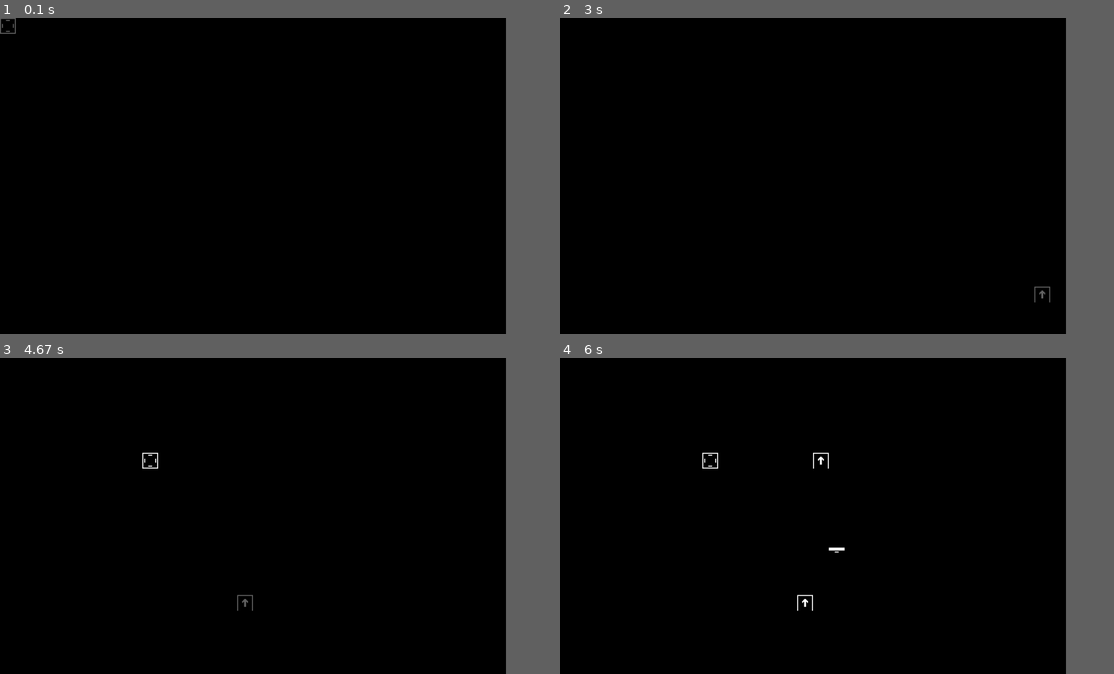
Above: before the commit, frames 1-4 (two rows, left to right).
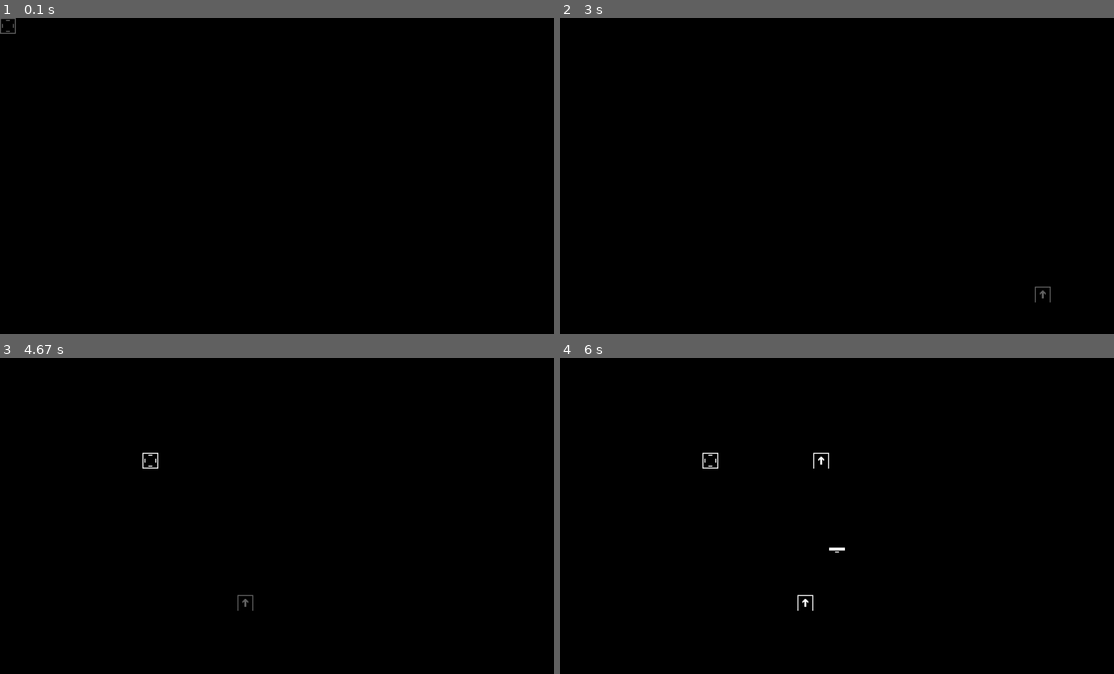
Above: after the commit, the same moments.

Repository: jesperkha/pygame-game
Game: pygame game, started from tilemap_editor.py
The game is run twice, just before and just after one commit, with the same random seed, the same clock (stepped at 60 frames per second) and the same inputs.
Inputs (mouse positions are in pixels of both pictures, inside the frame that each line leads up to):
- Up to frame 1 (0.1 s): no input
- Up to frame 2 (3 s): hold D 0.33-0.8 s; move the mouse to (814, 188) at 0.37 s; hold D 0.83-1.3 s; move the mouse to (837, 194) at 0.87 s; hold A 1.33-1.87 s; move the mouse to (704, 179) at 1.37 s; hold A 2.23-2.63 s; move the mouse to (665, 248) at 2.27 s; hold D from 2.67 s (still down); move the mouse to (1041, 286) at 2.7 s
- Up to frame 3 (4.67 s): release D at 3.3 s; right-click (132, 399) at 3.38 s; hold A 4.07-4.53 s; click (144, 452) at 4.15 s; hold D from 4.57 s (still down); click (249, 598) at 4.65 s
- Up to frame 4 (6 s): release D at 5.03 s; hold D 5.07-5.53 s; click (837, 553) at 5.15 s; hold A from 5.57 s (still down); click (820, 462) at 5.65 s
In our replay, the window is 822x514 before the commit and 900x514 after it. These sizes can differ from the game's own. Grey fills any space a smaller window leaves; there, only what the larger window draws over its background counts as a difference.

The runs differ from the first frame. In frame 2, less than 0.1% of the frame differs, in the area x 85-89%, y 85-91%; in frame 3, less than 0.1%; in frame 4, 0.1%, in the area x 25-52%, y 29-80%.

Commit message:
12.03.21

Diff:
--- a/VARIABLES.py
+++ b/VARIABLES.py
@@ -2,7 +2,7 @@
 
     # Misc
     FPS = 60
-    ASPECT_RATIO = 1920 / 1080
+    ASPECT_RATIO = 560 / 320
 
     # Gamestates
     MENU = 0
@@ -13,9 +13,10 @@
     HEIGHT = 320
     WIDTH = int(HEIGHT * ASPECT_RATIO)
     STATE = INGAME
+    WALL_LOOP = True
 
     # Player
-    JUMP_HEIGHT = 6
+    JUMP_HEIGHT = 7
     WALK_SPEED = 1
     GRAVITY = 0.4
     FRICTION = 0.7
--- a/col.json
+++ /dev/null
@@ -1,27 +0,0 @@
-[
-	[0, "./src/collisionmap/0.png", 48.0, 272.0],
-	[2, "./src/collisionmap/2.png", 64.0, 272.0],
-	[0, "./src/collisionmap/0.png", 80.0, 272.0],
-	[0, "./src/collisionmap/0.png", 96.0, 304.0],
-	[2, "./src/collisionmap/2.png", 112.0, 304.0],
-	[2, "./src/collisionmap/2.png", 128.0, 304.0],
-	[2, "./src/collisionmap/2.png", 144.0, 304.0],
-	[2, "./src/collisionmap/2.png", 160.0, 304.0],
-	[2, "./src/collisionmap/2.png", 176.0, 304.0],
-	[2, "./src/collisionmap/2.png", 192.0, 304.0],
-	[2, "./src/collisionmap/2.png", 208.0, 304.0],
-	[0, "./src/collisionmap/0.png", 224.0, 304.0],
-	[0, "./src/collisionmap/0.png", 272.0, 272.0],
-	[2, "./src/collisionmap/2.png", 288.0, 272.0],
-	[2, "./src/collisionmap/2.png", 304.0, 272.0],
-	[0, "./src/collisionmap/0.png", 320.0, 272.0],
-	[0, "./src/collisionmap/0.png", 352.0, 240.0],
-	[2, "./src/collisionmap/2.png", 368.0, 240.0],
-	[0, "./src/collisionmap/0.png", 384.0, 240.0],
-	[0, "./src/collisionmap/0.png", 416.0, 304.0],
-	[2, "./src/collisionmap/2.png", 432.0, 304.0],
-	[2, "./src/collisionmap/2.png", 448.0, 304.0],
-	[2, "./src/collisionmap/2.png", 464.0, 304.0],
-	[2, "./src/collisionmap/2.png", 480.0, 304.0],
-	[0, "./src/collisionmap/0.png", 496.0, 304.0]
-]
--- /dev/null
+++ b/collision.json
@@ -0,0 +1,106 @@
+[
+	[2, "./src/collisionmap/2.png", 0.0, 96.0],
+	[3, "./src/collisionmap/3.png", 0.0, 176.0],
+	[2, "./src/collisionmap/2.png", 0.0, 256.0],
+	[2, "./src/collisionmap/2.png", 16.0, 96.0],
+	[3, "./src/collisionmap/3.png", 16.0, 176.0],
+	[2, "./src/collisionmap/2.png", 16.0, 256.0],
+	[2, "./src/collisionmap/2.png", 32.0, 96.0],
+	[3, "./src/collisionmap/3.png", 32.0, 176.0],
+	[2, "./src/collisionmap/2.png", 32.0, 256.0],
+	[0, "./src/collisionmap/0.png", 48.0, 96.0],
+	[5, "./src/collisionmap/5.png", 48.0, 112.0],
+	[5, "./src/collisionmap/5.png", 48.0, 128.0],
+	[5, "./src/collisionmap/5.png", 48.0, 144.0],
+	[5, "./src/collisionmap/5.png", 48.0, 160.0],
+	[0, "./src/collisionmap/0.png", 48.0, 176.0],
+	[2, "./src/collisionmap/2.png", 48.0, 256.0],
+	[0, "./src/collisionmap/0.png", 64.0, 256.0],
+	[5, "./src/collisionmap/5.png", 64.0, 272.0],
+	[5, "./src/collisionmap/5.png", 64.0, 288.0],
+	[5, "./src/collisionmap/5.png", 64.0, 304.0],
+	[2, "./src/collisionmap/2.png", 96.0, 80.0],
+	[2, "./src/collisionmap/2.png", 96.0, 224.0],
+	[2, "./src/collisionmap/2.png", 112.0, 80.0],
+	[2, "./src/collisionmap/2.png", 112.0, 224.0],
+	[2, "./src/collisionmap/2.png", 128.0, 80.0],
+	[0, "./src/collisionmap/0.png", 128.0, 304.0],
+	[2, "./src/collisionmap/2.png", 144.0, 80.0],
+	[2, "./src/collisionmap/2.png", 144.0, 304.0],
+	[2, "./src/collisionmap/2.png", 160.0, 192.0],
+	[2, "./src/collisionmap/2.png", 160.0, 304.0],
+	[2, "./src/collisionmap/2.png", 176.0, 192.0],
+	[2, "./src/collisionmap/2.png", 176.0, 304.0],
+	[0, "./src/collisionmap/0.png", 192.0, 304.0],
+	[4, "./src/collisionmap/4.png", 208.0, 0.0],
+	[4, "./src/collisionmap/4.png", 208.0, 16.0],
+	[4, "./src/collisionmap/4.png", 208.0, 32.0],
+	[4, "./src/collisionmap/4.png", 208.0, 48.0],
+	[4, "./src/collisionmap/4.png", 208.0, 64.0],
+	[0, "./src/collisionmap/0.png", 208.0, 80.0],
+	[3, "./src/collisionmap/3.png", 224.0, 80.0],
+	[2, "./src/collisionmap/2.png", 224.0, 160.0],
+	[3, "./src/collisionmap/3.png", 240.0, 80.0],
+	[2, "./src/collisionmap/2.png", 240.0, 160.0],
+	[2, "./src/collisionmap/2.png", 240.0, 256.0],
+	[1, "./src/collisionmap/1.png", 240.0, 288.0],
+	[3, "./src/collisionmap/3.png", 256.0, 80.0],
+	[2, "./src/collisionmap/2.png", 256.0, 160.0],
+	[2, "./src/collisionmap/2.png", 256.0, 256.0],
+	[2, "./src/collisionmap/2.png", 256.0, 288.0],
+	[3, "./src/collisionmap/3.png", 272.0, 80.0],
+	[2, "./src/collisionmap/2.png", 272.0, 160.0],
+	[2, "./src/collisionmap/2.png", 272.0, 256.0],
+	[2, "./src/collisionmap/2.png", 272.0, 288.0],
+	[3, "./src/collisionmap/3.png", 288.0, 80.0],
+	[0, "./src/collisionmap/0.png", 288.0, 160.0],
+	[2, "./src/collisionmap/2.png", 288.0, 256.0],
+	[2, "./src/collisionmap/2.png", 288.0, 288.0],
+	[3, "./src/collisionmap/3.png", 304.0, 80.0],
+	[2, "./src/collisionmap/2.png", 304.0, 256.0],
+	[1, "./src/collisionmap/1.png", 304.0, 288.0],
+	[5, "./src/collisionmap/5.png", 320.0, 0.0],
+	[5, "./src/collisionmap/5.png", 320.0, 16.0],
+	[5, "./src/collisionmap/5.png", 320.0, 32.0],
+	[5, "./src/collisionmap/5.png", 320.0, 48.0],
+	[5, "./src/collisionmap/5.png", 320.0, 64.0],
+	[0, "./src/collisionmap/0.png", 320.0, 80.0],
+	[1, "./src/collisionmap/1.png", 352.0, 224.0],
+	[0, "./src/collisionmap/0.png", 352.0, 304.0],
+	[2, "./src/collisionmap/2.png", 368.0, 224.0],
+	[2, "./src/collisionmap/2.png", 368.0, 304.0],
+	[2, "./src/collisionmap/2.png", 384.0, 224.0],
+	[2, "./src/collisionmap/2.png", 384.0, 304.0],
+	[2, "./src/collisionmap/2.png", 400.0, 96.0],
+	[2, "./src/collisionmap/2.png", 400.0, 128.0],
+	[2, "./src/collisionmap/2.png", 400.0, 160.0],
+	[2, "./src/collisionmap/2.png", 400.0, 192.0],
+	[2, "./src/collisionmap/2.png", 400.0, 224.0],
+	[2, "./src/collisionmap/2.png", 400.0, 304.0],
+	[2, "./src/collisionmap/2.png", 416.0, 96.0],
+	[2, "./src/collisionmap/2.png", 416.0, 128.0],
+	[2, "./src/collisionmap/2.png", 416.0, 160.0],
+	[2, "./src/collisionmap/2.png", 416.0, 192.0],
+	[1, "./src/collisionmap/1.png", 416.0, 224.0],
+	[0, "./src/collisionmap/0.png", 416.0, 304.0],
+	[2, "./src/collisionmap/2.png", 432.0, 96.0],
+	[1, "./src/collisionmap/1.png", 448.0, 48.0],
+	[2, "./src/collisionmap/2.png", 448.0, 96.0],
+	[2, "./src/collisionmap/2.png", 464.0, 48.0],
+	[2, "./src/collisionmap/2.png", 464.0, 96.0],
+	[2, "./src/collisionmap/2.png", 480.0, 48.0],
+	[2, "./src/collisionmap/2.png", 480.0, 96.0],
+	[0, "./src/collisionmap/0.png", 480.0, 256.0],
+	[4, "./src/collisionmap/4.png", 480.0, 272.0],
+	[4, "./src/collisionmap/4.png", 480.0, 288.0],
+	[4, "./src/collisionmap/4.png", 480.0, 304.0],
+	[1, "./src/collisionmap/1.png", 496.0, 48.0],
+	[2, "./src/collisionmap/2.png", 496.0, 96.0],
+	[2, "./src/collisionmap/2.png", 496.0, 256.0],
+	[2, "./src/collisionmap/2.png", 512.0, 96.0],
+	[2, "./src/collisionmap/2.png", 512.0, 256.0],
+	[2, "./src/collisionmap/2.png", 528.0, 96.0],
+	[2, "./src/collisionmap/2.png", 528.0, 256.0],
+	[2, "./src/collisionmap/2.png", 544.0, 96.0],
+	[2, "./src/collisionmap/2.png", 544.0, 256.0]
+]
--- a/index.py
+++ b/index.py
@@ -7,7 +7,7 @@
 
 # Window and window buffer
 monitor_size = [pygame.display.Info().current_w, pygame.display.Info().current_h]
-window = pygame.display.set_mode((800, 450), pygame.NOFRAME)
+window = pygame.display.set_mode((800, 450), pygame.RESIZABLE)
 buffer = pygame.Surface((Game.WIDTH, Game.HEIGHT))
 buffer_scale = [int(window.get_height() * Game.ASPECT_RATIO), window.get_height()]
 buffer_pos = [(window.get_width() - buffer.get_width()) / 2, 0]
@@ -25,20 +25,21 @@
 # plat = Platform((100, Game.HEIGHT - 30), (50, 10))
 # plat2 = Platform((200, Game.HEIGHT - 30), (50, 10), True)
 
+background = pygame.image.load("./src/bg2.png")
+
 g = load_json("./main.json")["items"]["pistol"]
 gun = Gun(g["size"], g["offset"], g["sprite_path"], g["animation_path"], g["frames"], g["recoil"])
 gun.animation_player.init()
 
 player = Player((20, 0), (16, 16), [pygame.K_UP, pygame.K_DOWN, pygame.K_LEFT, pygame.K_RIGHT], gun)
-
-# tm = Tilemap("./_.json")
-tm = Tilemap("./col.json")
+player.tilemap = Tilemap("./collision.json")
+tm = Tilemap("./tilemap.json")
 
 # -------------------------------------------
 
 def resize(w, h):
     if not fullscreen:
-        pygame.display.set_mode((w, h), pygame.NOFRAME)
+        pygame.display.set_mode((w, h), pygame.RESIZABLE)
     else:
         pygame.display.set_mode(monitor_size, pygame.FULLSCREEN)
 
@@ -60,22 +61,22 @@
             resize(event.w, event.h)
 
     pygame.display.update()
-    buffer.fill((0, 0, 0))
+    # buffer.fill((0, 0, 0))
+    # Draw background image
+    buffer.blit(background, (0, 0))
 
     # Update environment and entities
     update_controllers()
-
-    tm.update(buffer)
 
     if Game.STATE == Game.INGAME:
         update_platforms(buffer)
         update_bullets(buffer)
         update_players(buffer)
 
-        player.do_tile_collision(tm)
+    tm.update(buffer)
 
     # Window rendering and buffer sizing
-    window.fill((100, 100, 100))
+    window.fill((0, 0, 0))
     buffer_width = int(window.get_height() * Game.ASPECT_RATIO)
     buffer_height = window.get_height()
     if buffer_width > monitor_size[0]:
--- a/player.py
+++ b/player.py
@@ -42,6 +42,7 @@
         #     self.image = transform.scale(self.image, (self.size.x, self.size.y))
         # else:
         self.image = None
+        self.tilemap = None
 
         # Key controls
         self.controller = Controller()
@@ -98,10 +99,17 @@
             self.jumping = False
             self.vel.y = 0
 
-        if self.pos.x < 0:
-            self.pos.x = 0
-        elif self.pos.x + self.size.x > Game.WIDTH:
-            self.pos.x = Game.WIDTH - self.size.x
+        if not Game.WALL_LOOP:
+            if self.pos.x < 0:
+                self.pos.x = 0
+            elif self.pos.x + self.size.x > Game.WIDTH:
+                self.pos.x = Game.WIDTH - self.size.x
+
+        else:
+            if self.pos.x < 0:
+                self.pos.x = Game.WIDTH - self.size.x
+            elif self.pos.x + self.size.x > Game.WIDTH:
+                self.pos.x = 0
 
         if self.pos.y < 0:
             self.pos.y = 0
@@ -109,10 +117,15 @@
 
 
         # Platform collision
-        for p in Platform.platforms:
-            if check_collision_rect(self, p):
-                side = self.find_collision(p)
-                self.handle_collision(side, p)
+        # for p in Platform.platforms:
+        #     if check_collision_rect(self, p):
+        #         side = self.find_collision(p)
+        #         self.handle_collision(side, p)
+
+
+        # Tilemap collision
+        if self.tilemap:
+            self.do_tile_collision(self.tilemap)
 
         # ------------------------------------------------------
 
@@ -224,23 +237,26 @@
     def tile_collision_side(self, x: int, y: int, tilesize: int, type: int) -> None:
         collision_threshold = self.terminal_velocity
 
-        # Relative to the player
+        # Top of tile
         if abs(y - (self.pos.y + self.size.y)) <= collision_threshold and self.vel.y >= 0:
             if type == 2 or type == 0 or type == 1:
                 self.vel.y = 0
                 self.pos.y = y - self.size.y
                 self.jumping = False
 
-        elif abs((x + tilesize) - self.pos.x) <= collision_threshold and self.vel.x < 0:
+        # Right of tile
+        elif abs((x + tilesize) - self.pos.x) <= collision_threshold and self.vel.x <= 0:
             if type == 5 or type == 0 or type == 1:
                 self.vel.x = 0
                 self.pos.x = x + tilesize
 
-        elif abs(x - (self.pos.x + self.size.x)) <= collision_threshold and self.vel.x > 0:
+        # Left of tile
+        elif abs(x - (self.pos.x + self.size.x)) <= collision_threshold and self.vel.x >= 0:
             if type == 4 or type == 0 or type == 1:
                 self.vel.x = 0
                 self.pos.x = x - self.size.x
 
+        # Bottom of tile
         elif abs((y + tilesize) - self.pos.y) <= collision_threshold and self.vel.y < 0:
             if type == 3 or type == 0:
                 self.pos.y = y + tilesize
@@ -248,7 +264,7 @@
 
 
     # Handles collision with a tilemap
-    # Called from ?
+    # Called from update()
     def do_tile_collision(self, tilemap):
         for tile in tilemap.tilemap:
             # ALL - 0
--- /dev/null
+++ b/tilemap.json
@@ -0,0 +1,214 @@
+[
+	[20, "./src/tiles/deco-3.png", 0.0, 80.0],
+	[9, "./src/tiles/top.png", 0.0, 96.0],
+	[14, "./src/tiles/fill.png", 0.0, 112.0],
+	[14, "./src/tiles/fill.png", 0.0, 128.0],
+	[14, "./src/tiles/fill.png", 0.0, 144.0],
+	[14, "./src/tiles/fill.png", 0.0, 160.0],
+	[7, "./src/tiles/bottom.png", 0.0, 176.0],
+	[21, "./src/tiles/deco-4.png", 0.0, 192.0],
+	[9, "./src/tiles/top.png", 0.0, 256.0],
+	[14, "./src/tiles/fill.png", 0.0, 272.0],
+	[14, "./src/tiles/fill.png", 0.0, 288.0],
+	[14, "./src/tiles/fill.png", 0.0, 304.0],
+	[9, "./src/tiles/top.png", 16.0, 96.0],
+	[14, "./src/tiles/fill.png", 16.0, 112.0],
+	[14, "./src/tiles/fill.png", 16.0, 128.0],
+	[14, "./src/tiles/fill.png", 16.0, 144.0],
+	[14, "./src/tiles/fill.png", 16.0, 160.0],
+	[7, "./src/tiles/bottom.png", 16.0, 176.0],
+	[21, "./src/tiles/deco-4.png", 16.0, 192.0],
+	[19, "./src/tiles/deco-2.png", 16.0, 240.0],
+	[9, "./src/tiles/top.png", 16.0, 256.0],
+	[14, "./src/tiles/fill.png", 16.0, 272.0],
+	[14, "./src/tiles/fill.png", 16.0, 288.0],
+	[14, "./src/tiles/fill.png", 16.0, 304.0],
+	[18, "./src/tiles/deco-1.png", 32.0, 80.0],
+	[9, "./src/tiles/top.png", 32.0, 96.0],
+	[14, "./src/tiles/fill.png", 32.0, 112.0],
+	[14, "./src/tiles/fill.png", 32.0, 128.0],
+	[14, "./src/tiles/fill.png", 32.0, 144.0],
+	[14, "./src/tiles/fill.png", 32.0, 160.0],
+	[7, "./src/tiles/bottom.png", 32.0, 176.0],
+	[9, "./src/tiles/top.png", 32.0, 256.0],
+	[14, "./src/tiles/fill.png", 32.0, 272.0],
+	[14, "./src/tiles/fill.png", 32.0, 288.0],
+	[14, "./src/tiles/fill.png", 32.0, 304.0],
+	[10, "./src/tiles/corner-top-right.png", 48.0, 96.0],
+	[6, "./src/tiles/right.png", 48.0, 112.0],
+	[6, "./src/tiles/right.png", 48.0, 128.0],
+	[6, "./src/tiles/right.png", 48.0, 144.0],
+	[6, "./src/tiles/right.png", 48.0, 160.0],
+	[12, "./src/tiles/corner-bottom-right.png", 48.0, 176.0],
+	[18, "./src/tiles/deco-1.png", 48.0, 240.0],
+	[9, "./src/tiles/top.png", 48.0, 256.0],
+	[14, "./src/tiles/fill.png", 48.0, 272.0],
+	[14, "./src/tiles/fill.png", 48.0, 288.0],
+	[14, "./src/tiles/fill.png", 48.0, 304.0],
+	[10, "./src/tiles/corner-top-right.png", 64.0, 256.0],
+	[6, "./src/tiles/right.png", 64.0, 272.0],
+	[6, "./src/tiles/right.png", 64.0, 288.0],
+	[6, "./src/tiles/right.png", 64.0, 304.0],
+	[22, "./src/tiles/deco-5.png", 80.0, 304.0],
+	[17, "./src/tiles/platform-left.png", 96.0, 80.0],
+	[17, "./src/tiles/platform-left.png", 96.0, 224.0],
+	[22, "./src/tiles/deco-5.png", 96.0, 304.0],
+	[15, "./src/tiles/platform-middle.png", 112.0, 80.0],
+	[19, "./src/tiles/deco-2.png", 112.0, 208.0],
+	[16, "./src/tiles/platform-right.png", 112.0, 224.0],
+	[22, "./src/tiles/deco-5.png", 112.0, 304.0],
+	[19, "./src/tiles/deco-2.png", 128.0, 64.0],
+	[15, "./src/tiles/platform-middle.png", 128.0, 80.0],
+	[11, "./src/tiles/corner-top-left.png", 128.0, 304.0],
+	[16, "./src/tiles/platform-right.png", 144.0, 80.0],
+	[19, "./src/tiles/deco-2.png", 144.0, 288.0],
+	[9, "./src/tiles/top.png", 144.0, 304.0],
+	[17, "./src/tiles/platform-left.png", 160.0, 192.0],
+	[9, "./src/tiles/top.png", 160.0, 304.0],
+	[20, "./src/tiles/deco-3.png", 176.0, 176.0],
+	[16, "./src/tiles/platform-right.png", 176.0, 192.0],
+	[9, "./src/tiles/top.png", 176.0, 304.0],
+	[10, "./src/tiles/corner-top-right.png", 192.0, 304.0],
+	[8, "./src/tiles/left.png", 208.0, 0.0],
+	[8, "./src/tiles/left.png", 208.0, 16.0],
+	[8, "./src/tiles/left.png", 208.0, 32.0],
+	[8, "./src/tiles/left.png", 208.0, 48.0],
+	[8, "./src/tiles/left.png", 208.0, 64.0],
+	[13, "./src/tiles/corner-bottom-left.png", 208.0, 80.0],
+	[22, "./src/tiles/deco-5.png", 208.0, 304.0],
+	[14, "./src/tiles/fill.png", 224.0, 0.0],
+	[14, "./src/tiles/fill.png", 224.0, 16.0],
+	[14, "./src/tiles/fill.png", 224.0, 32.0],
+	[14, "./src/tiles/fill.png", 224.0, 48.0],
+	[14, "./src/tiles/fill.png", 224.0, 64.0],
+	[7, "./src/tiles/bottom.png", 224.0, 80.0],
+	[21, "./src/tiles/deco-4.png", 224.0, 96.0],
+	[17, "./src/tiles/platform-left.png", 224.0, 160.0],
+	[22, "./src/tiles/deco-5.png", 224.0, 304.0],
+	[14, "./src/tiles/fill.png", 240.0, 0.0],
+	[14, "./src/tiles/fill.png", 240.0, 16.0],
+	[14, "./src/tiles/fill.png", 240.0, 32.0],
+	[14, "./src/tiles/fill.png", 240.0, 48.0],
+	[14, "./src/tiles/fill.png", 240.0, 64.0],
+	[7, "./src/tiles/bottom.png", 240.0, 80.0],
+	[21, "./src/tiles/deco-4.png", 240.0, 96.0],
+	[19, "./src/tiles/deco-2.png", 240.0, 144.0],
+	[15, "./src/tiles/platform-middle.png", 240.0, 160.0],
+	[17, "./src/tiles/platform-left.png", 240.0, 256.0],
+	[17, "./src/tiles/platform-left.png", 240.0, 288.0],
+	[22, "./src/tiles/deco-5.png", 240.0, 304.0],
+	[14, "./src/tiles/fill.png", 256.0, 0.0],
+	[14, "./src/tiles/fill.png", 256.0, 16.0],
+	[14, "./src/tiles/fill.png", 256.0, 32.0],
+	[14, "./src/tiles/fill.png", 256.0, 48.0],
+	[14, "./src/tiles/fill.png", 256.0, 64.0],
+	[7, "./src/tiles/bottom.png", 256.0, 80.0],
+	[15, "./src/tiles/platform-middle.png", 256.0, 160.0],
+	[15, "./src/tiles/platform-middle.png", 256.0, 256.0],
+	[15, "./src/tiles/platform-middle.png", 256.0, 288.0],
+	[22, "./src/tiles/deco-5.png", 256.0, 304.0],
+	[14, "./src/tiles/fill.png", 272.0, 0.0],
+	[14, "./src/tiles/fill.png", 272.0, 16.0],
+	[14, "./src/tiles/fill.png", 272.0, 32.0],
+	[14, "./src/tiles/fill.png", 272.0, 48.0],
+	[14, "./src/tiles/fill.png", 272.0, 64.0],
+	[7, "./src/tiles/bottom.png", 272.0, 80.0],
+	[20, "./src/tiles/deco-3.png", 272.0, 144.0],
+	[15, "./src/tiles/platform-middle.png", 272.0, 160.0],
+	[15, "./src/tiles/platform-middle.png", 272.0, 256.0],
+	[19, "./src/tiles/deco-2.png", 272.0, 272.0],
+	[15, "./src/tiles/platform-middle.png", 272.0, 288.0],
+	[22, "./src/tiles/deco-5.png", 272.0, 304.0],
+	[14, "./src/tiles/fill.png", 288.0, 0.0],
+	[14, "./src/tiles/fill.png", 288.0, 16.0],
+	[14, "./src/tiles/fill.png", 288.0, 32.0],
+	[14, "./src/tiles/fill.png", 288.0, 48.0],
+	[14, "./src/tiles/fill.png", 288.0, 64.0],
+	[7, "./src/tiles/bottom.png", 288.0, 80.0],
+	[16, "./src/tiles/platform-right.png", 288.0, 160.0],
+	[15, "./src/tiles/platform-middle.png", 288.0, 256.0],
+	[19, "./src/tiles/deco-2.png", 288.0, 272.0],
+	[15, "./src/tiles/platform-middle.png", 288.0, 288.0],
+	[22, "./src/tiles/deco-5.png", 288.0, 304.0],
+	[14, "./src/tiles/fill.png", 304.0, 0.0],
+	[14, "./src/tiles/fill.png", 304.0, 16.0],
+	[14, "./src/tiles/fill.png", 304.0, 32.0],
+	[14, "./src/tiles/fill.png", 304.0, 48.0],
+	[14, "./src/tiles/fill.png", 304.0, 64.0],
+	[7, "./src/tiles/bottom.png", 304.0, 80.0],
+	[16, "./src/tiles/platform-right.png", 304.0, 256.0],
+	[16, "./src/tiles/platform-right.png", 304.0, 288.0],
+	[22, "./src/tiles/deco-5.png", 304.0, 304.0],
+	[6, "./src/tiles/right.png", 320.0, 0.0],
+	[6, "./src/tiles/right.png", 320.0, 16.0],
+	[6, "./src/tiles/right.png", 320.0, 32.0],
+	[6, "./src/tiles/right.png", 320.0, 48.0],
+	[6, "./src/tiles/right.png", 320.0, 64.0],
+	[12, "./src/tiles/corner-bottom-right.png", 320.0, 80.0],
+	[21, "./src/tiles/deco-4.png", 320.0, 96.0],
+	[22, "./src/tiles/deco-5.png", 320.0, 304.0],
+	[22, "./src/tiles/deco-5.png", 336.0, 304.0],
+	[17, "./src/tiles/platform-left.png", 352.0, 224.0],
+	[11, "./src/tiles/corner-top-left.png", 352.0, 304.0],
+	[19, "./src/tiles/deco-2.png", 368.0, 208.0],
+	[15, "./src/tiles/platform-middle.png", 368.0, 224.0],
+	[18, "./src/tiles/deco-1.png", 368.0, 288.0],
+	[9, "./src/tiles/top.png", 368.0, 304.0],
+	[15, "./src/tiles/platform-middle.png", 384.0, 224.0],
+	[9, "./src/tiles/top.png", 384.0, 304.0],
+	[17, "./src/tiles/platform-left.png", 400.0, 96.0],
+	[17, "./src/tiles/platform-left.png", 400.0, 128.0],
+	[17, "./src/tiles/platform-left.png", 400.0, 160.0],
+	[17, "./src/tiles/platform-left.png", 400.0, 192.0],
+	[15, "./src/tiles/platform-middle.png", 400.0, 224.0],
+	[9, "./src/tiles/top.png", 400.0, 304.0],
+	[19, "./src/tiles/deco-2.png", 416.0, 80.0],
+	[15, "./src/tiles/platform-middle.png", 416.0, 96.0],
+	[16, "./src/tiles/platform-right.png", 416.0, 128.0],
+	[16, "./src/tiles/platform-right.png", 416.0, 160.0],
+	[16, "./src/tiles/platform-right.png", 416.0, 192.0],
+	[16, "./src/tiles/platform-right.png", 416.0, 224.0],
+	[10, "./src/tiles/corner-top-right.png", 416.0, 304.0],
+	[15, "./src/tiles/platform-middle.png", 432.0, 96.0],
+	[22, "./src/tiles/deco-5.png", 432.0, 304.0],
+	[17, "./src/tiles/platform-left.png", 448.0, 48.0],
+	[20, "./src/tiles/deco-3.png", 448.0, 80.0],
+	[15, "./src/tiles/platform-middle.png", 448.0, 96.0],
+	[22, "./src/tiles/deco-5.png", 448.0, 304.0],
+	[19, "./src/tiles/deco-2.png", 464.0, 32.0],
+	[15, "./src/tiles/platform-middle.png", 464.0, 48.0],
+	[15, "./src/tiles/platform-middle.png", 464.0, 96.0],
+	[22, "./src/tiles/deco-5.png", 464.0, 304.0],
+	[15, "./src/tiles/platform-middle.png", 480.0, 48.0],
+	[15, "./src/tiles/platform-middle.png", 480.0, 96.0],
+	[19, "./src/tiles/deco-2.png", 480.0, 240.0],
+	[11, "./src/tiles/corner-top-left.png", 480.0, 256.0],
+	[8, "./src/tiles/left.png", 480.0, 272.0],
+	[8, "./src/tiles/left.png", 480.0, 288.0],
+	[8, "./src/tiles/left.png", 480.0, 304.0],
+	[16, "./src/tiles/platform-right.png", 496.0, 48.0],
+	[19, "./src/tiles/deco-2.png", 496.0, 80.0],
+	[15, "./src/tiles/platform-middle.png", 496.0, 96.0],
+	[20, "./src/tiles/deco-3.png", 496.0, 240.0],
+	[9, "./src/tiles/top.png", 496.0, 256.0],
+	[14, "./src/tiles/fill.png", 496.0, 272.0],
+	[14, "./src/tiles/fill.png", 496.0, 288.0],
+	[14, "./src/tiles/fill.png", 496.0, 304.0],
+	[19, "./src/tiles/deco-2.png", 512.0, 80.0],
+	[15, "./src/tiles/platform-middle.png", 512.0, 96.0],
+	[9, "./src/tiles/top.png", 512.0, 256.0],
+	[14, "./src/tiles/fill.png", 512.0, 272.0],
+	[14, "./src/tiles/fill.png", 512.0, 288.0],
+	[14, "./src/tiles/fill.png", 512.0, 304.0],
+	[15, "./src/tiles/platform-middle.png", 528.0, 96.0],
+	[19, "./src/tiles/deco-2.png", 528.0, 240.0],
+	[9, "./src/tiles/top.png", 528.0, 256.0],
+	[14, "./src/tiles/fill.png", 528.0, 272.0],
+	[14, "./src/tiles/fill.png", 528.0, 288.0],
+	[14, "./src/tiles/fill.png", 528.0, 304.0],
+	[15, "./src/tiles/platform-middle.png", 544.0, 96.0],
+	[9, "./src/tiles/top.png", 544.0, 256.0],
+	[14, "./src/tiles/fill.png", 544.0, 272.0],
+	[14, "./src/tiles/fill.png", 544.0, 288.0],
+	[14, "./src/tiles/fill.png", 544.0, 304.0]
+]
--- a/tilemap_editor.py
+++ b/tilemap_editor.py
@@ -16,7 +16,27 @@
 # LEFT ONLY - 4
 # RIGHT ONLY - 5
 # Indexes more than 5 are decoration
-MY_BLOCKS = ["./src/1.png", "./src/bullet/bullet-left.png", "./src/cursor.png"]
+
+MY_BLOCKS = [
+    "./src/tiles/right.png",
+    "./src/tiles/bottom.png",
+    "./src/tiles/left.png",
+    "./src/tiles/top.png",
+    "./src/tiles/corner-top-right.png",
+    "./src/tiles/corner-top-left.png",
+    "./src/tiles/corner-bottom-right.png",
+    "./src/tiles/corner-bottom-left.png",
+    "./src/tiles/fill.png",
+    "./src/tiles/platform-middle.png",
+    "./src/tiles/platform-right.png",
+    "./src/tiles/platform-left.png",
+    "./src/tiles/deco-1.png",
+    "./src/tiles/deco-2.png",
+    "./src/tiles/deco-3.png",
+    "./src/tiles/deco-4.png",
+    "./src/tiles/deco-5.png",
+]
+
 BLOCKS_SRC = [f"./src/collisionmap/{x}.png" for x in range(6)] + MY_BLOCKS
 
 # Files are save as json in this format:
@@ -37,11 +57,10 @@
 
 scale = 2
 tilesize = 16
-tile_width = 32
-tile_height = 20
-
-width = 512
+width = 560
 height = 320
+tile_width = int(width / tilesize)
+tile_height = int(height / tilesize)
 
 window = pygame.display.set_mode((width * scale, height * scale), pygame.RESIZABLE)
 clock = pygame.time.Clock()
@@ -52,7 +71,6 @@
 # Cursor
 class cursor:
     pos = [0, 0]
-    img = pygame.transform.scale(pygame.image.load("./src/cursor.png"), (tilesize * scale, tilesize * scale))
     controller = Controller()
     tile = 1
 
Binary file removed: src/1.png
Binary file added: src/bg.png
Binary file added: src/bg2.png
Binary file added: src/bg3.png
Binary file removed: src/cursor.png
Binary file added: src/tiles/bg2.png
Binary file added: src/tiles/bottom.png
Binary file added: src/tiles/corner-bottom-left.png
Binary file added: src/tiles/corner-bottom-right.png
Binary file added: src/tiles/corner-top-left.png
Binary file added: src/tiles/corner-top-right.png
Binary file added: src/tiles/deco-1.png
(and 12 more such lines)
